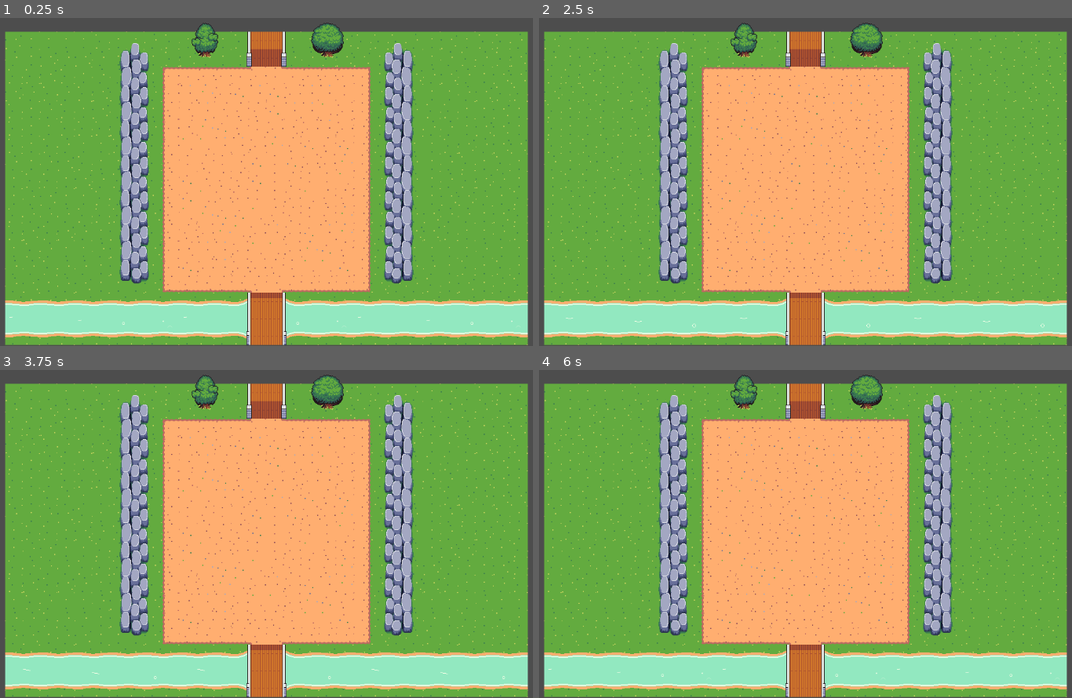
Above: before the commit, frames 1-4 (two rows, left to right).
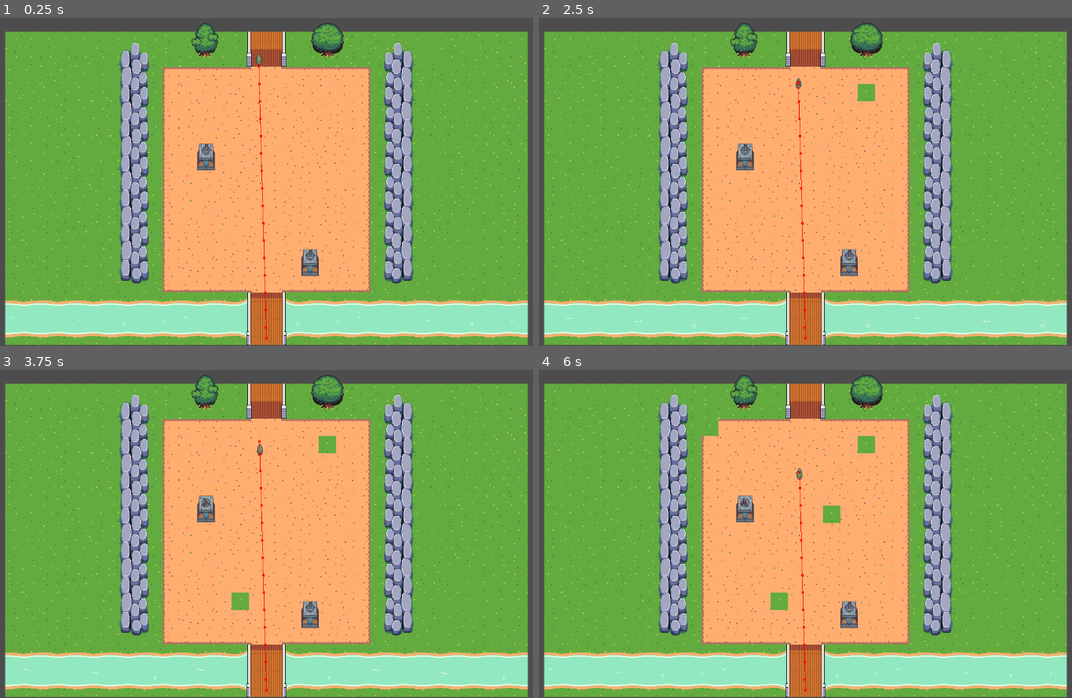
Above: after the commit, the same moments.

Repository: ryguyroberts/Maul_TD
Game: Godot game, scene res://scenes/game.tscn
Same seed, same stepped clock (60 frames per second), same inputs: the game is played once before the commit and once after it.
Inputs (mouse positions are in pixels of both pictures, inside the frame that each line leads up to):
- Up to frame 1 (0.25 s): no input
- Up to frame 2 (2.5 s): move the mouse to (944, 152) at 0.52 s; click (944, 152) at 0.6 s; move the mouse to (677, 188) at 1.27 s; click (677, 188) at 1.35 s; move the mouse to (869, 93) at 2.02 s; right-click (869, 93) at 2.1 s; click (869, 93) at 2.3 s
- Up to frame 3 (3.75 s): move the mouse to (234, 593) at 2.77 s; click (234, 593) at 2.85 s; tap Enter at 3.5 s; move the mouse to (453, 573) at 3.52 s; click (453, 573) at 3.6 s
- Up to frame 4 (6 s): tap Space at 4.25, 5.75 s; move the mouse to (618, 468) at 4.27 s; right-click (618, 468) at 4.35 s; click (618, 468) at 4.55 s; tap Enter at 5 s; move the mouse to (837, 520) at 5.02 s; click (837, 520) at 5.1 s; move the mouse to (709, 432) at 5.77 s; click (709, 432) at 5.85 s

The runs differ from the first frame. In frame 1, 0.7% of the frame differs, in the area x 36-60%, y 10-99%; in frame 2, 0.9%; in frame 3, 1.1%; in frame 4, 1.4%, in the area x 30-87%, y 14-99%.

Commit message:
bug fix update game node position

Diff:
--- a/Maul TD/scenes/game.tscn
+++ b/Maul TD/scenes/game.tscn
@@ -1,9 +1,11 @@
-[gd_scene load_steps=50 format=3 uid="uid://frfdnvrwv5o7"]
+[gd_scene load_steps=52 format=3 uid="uid://frfdnvrwv5o7"]
 
 [ext_resource type="Texture2D" uid="uid://bur5vo571q874" path="res://assets/Grass Tileset.png" id="1_61dac"]
 [ext_resource type="Script" path="res://scripts/game_manager.gd" id="1_w1oa4"]
 [ext_resource type="Texture2D" uid="uid://c7sdtew7jkr08" path="res://assets/Animated water tiles.png" id="2_tmsb1"]
+[ext_resource type="PackedScene" uid="uid://b86um3075677" path="res://scenes/leafbug.tscn" id="5_5fnka"]
 [ext_resource type="PackedScene" uid="uid://bbe8awkqny8xt" path="res://scenes/pathtestmarker.tscn" id="5_r5gam"]
+[ext_resource type="PackedScene" uid="uid://rvqbxbujnia4" path="res://scenes/tower.tscn" id="6_dumth"]
 
 [sub_resource type="NavigationPolygon" id="NavigationPolygon_g0xs1"]
 vertices = PackedVector2Array(16, 16, -16, 16, -16, -16, 16, -16)
@@ -2030,9 +2032,10 @@
 sources/3 = SubResource("TileSetAtlasSource_mvsa2")
 
 [node name="Game" type="Node2D"]
-position = Vector2(76, -13)
+position = Vector2(1, 0)
 
 [node name="Game Manager" type="Node2D" parent="."]
+position = Vector2(-1, 1)
 script = ExtResource("1_w1oa4")
 
 [node name="TileMap" type="TileMap" parent="Game Manager"]
@@ -2042,6 +2045,7 @@
 layer_0/name = "Ground"
 layer_0/tile_data = PackedInt32Array(-131072, 327680, 14, -131071, 196608, 14, -65537, 262144, 14, -65538, 196608, 14,  …(10322 unchanged characters)…
 layer_1/name = "Walls"
+layer_1/navigation_enabled = false
 layer_1/tile_data = PackedInt32Array(-131074, 1376256, 29, -131073, 1441792, 29, -196608, 1507328, 29, -196607, 1572864 …(540 unchanged characters)…
 
 [node name="Camera2D" type="Camera2D" parent="Game Manager"]
@@ -2050,5 +2054,16 @@
 [node name="MarkerEndZone" type="Marker2D" parent="Game Manager"]
 position = Vector2(1, 435)
 
-[node name="PathTestMarker" parent="Game Manager" instance=ExtResource("5_r5gam")]
-position = Vector2(15, -81)
+[node name="PathTestMarker" parent="Game Manager" node_paths=PackedStringArray("marker_end_zone") instance=ExtResource("5_r5gam")]
+position = Vector2(13, -80)
+marker_end_zone = NodePath("../MarkerEndZone")
+
+[node name="Leafbug" parent="Game Manager" node_paths=PackedStringArray("marker_end_zone") instance=ExtResource("5_5fnka")]
+position = Vector2(-13, -83)
+marker_end_zone = NodePath("../MarkerEndZone")
+
+[node name="Tower" parent="Game Manager" instance=ExtResource("6_dumth")]
+position = Vector2(-110, 94)
+
+[node name="Tower2" parent="Game Manager" instance=ExtResource("6_dumth")]
+position = Vector2(81, 288)
--- a/Maul TD/scenes/leafbug.tscn
+++ b/Maul TD/scenes/leafbug.tscn
@@ -189,8 +189,13 @@
 "speed": 10.0
 }]
 
+[sub_resource type="CircleShape2D" id="CircleShape2D_sa3ty"]
+radius = 20.0998
+
 [node name="Leafbug" type="CharacterBody2D"]
 scale = Vector2(0.5, 0.5)
+collision_layer = 2
+collision_mask = 0
 script = ExtResource("1_h7ym1")
 
 [node name="AnimatedSprite2D" type="AnimatedSprite2D" parent="."]
@@ -204,4 +209,7 @@
 [node name="Timer" type="Timer" parent="."]
 autostart = true
 
+[node name="CollisionShape2D" type="CollisionShape2D" parent="."]
+shape = SubResource("CircleShape2D_sa3ty")
+
 [connection signal="timeout" from="Timer" to="." method="_on_timer_timeout"]
--- a/Maul TD/scripts/game_manager.gd
+++ b/Maul TD/scripts/game_manager.gd
@@ -8,7 +8,7 @@
 
 func _input(event):
 	# Testing Input
-	if Input.is_action_just_pressed("_left_click"):
+	if Input.is_action_just_pressed("left_click"):
 
 		# Get mouse position, convert global -> local for cleaner integers
 		var mouse_pos : Vector2 = get_global_mouse_position()
--- a/Maul TD/scripts/pathtestmarker.gd
+++ b/Maul TD/scripts/pathtestmarker.gd
@@ -3,25 +3,25 @@
 @export var marker_end_zone: Marker2D
 @onready var nav_agent : NavigationAgent2D = $NavigationAgent2D
 
-#func makepath():
-	## Set nav agent target to end zone marker
-	#var end_zone_global = marker_end_zone.global_position
-	#nav_agent.target_position = end_zone_global
-	#
-	##True final location
-	#const final_reachable_position: Vector2 = Vector2(1,435)
-	#var nav_final_pos : Vector2 = nav_agent.get_final_position()
-	#
-	#if nav_final_pos == final_reachable_position:
-		#pass
-	#else:
-		#pass
-	#
-#
-#
-## Test function with Timer,
-## Then call the method when we are placing a tower.
-#
-#func _on_timer_timeout():
-	#makepath()
-	#
+func makepath():
+	# Set nav agent target to end zone marker
+	var end_zone_global = marker_end_zone.global_position
+	nav_agent.target_position = end_zone_global
+
+	#True final location
+	var nav_final_pos : Vector2 = nav_agent.get_final_position()
+
+	if nav_final_pos == end_zone_global:
+		pass
+		print("Path free")
+	else:
+		pass
+		print("Path Blocked")
+
+
+
+# Test function with Timer,
+# Then call the method when we are placing a tower.
+
+func _on_timer_timeout():
+	makepath()
Not shown: 1 places in Maul TD/scenes/leafbug.tscn that only renumber resources
